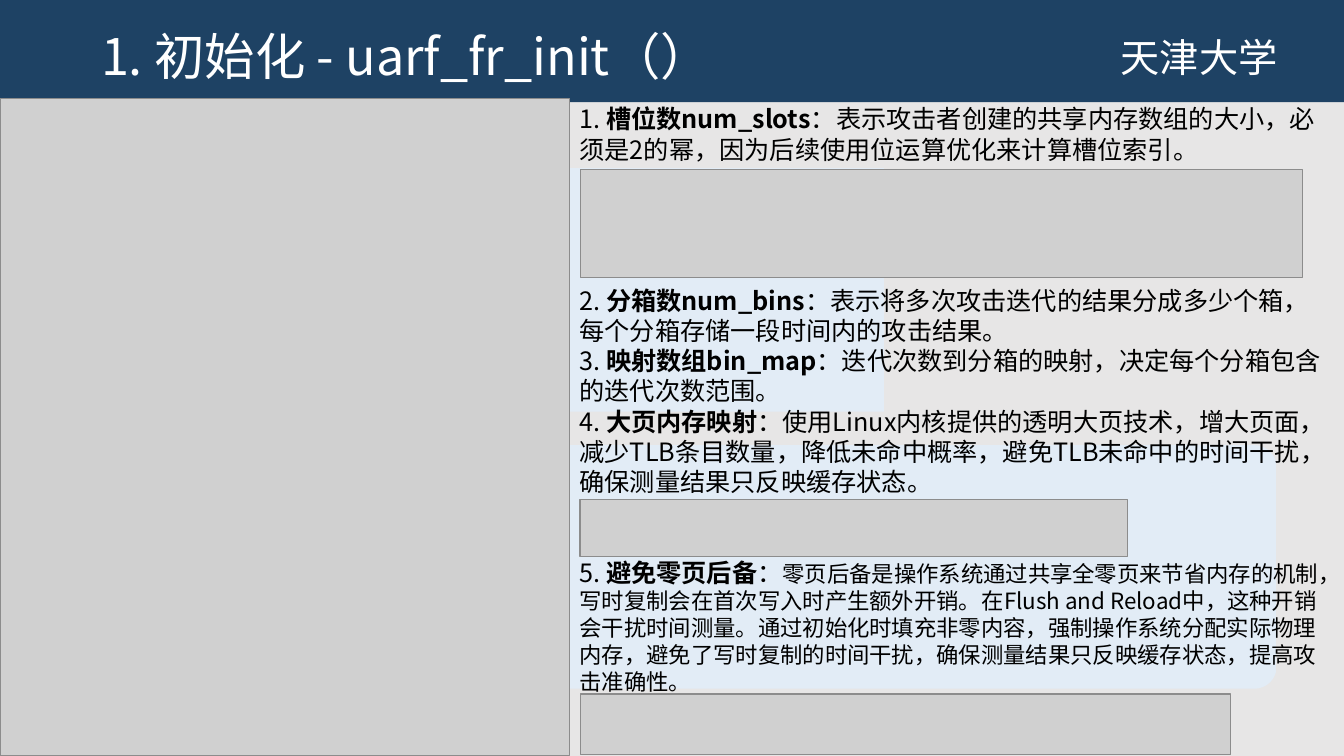
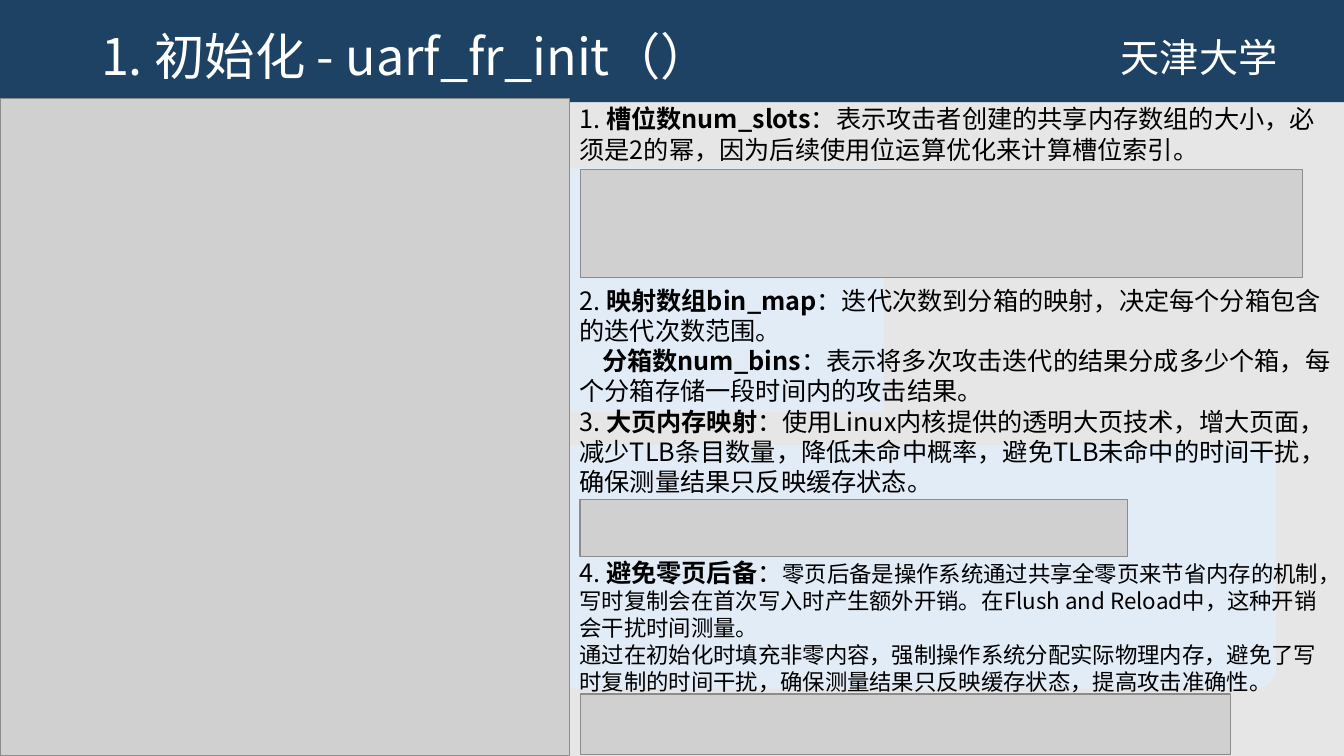
Before and after one commit to JHM2004/amd-microarch-side-channel-testbed, a slide deck: slide 4 of 第2次组会-flush and reload-2026-01-21/第2次组会.pptx. Drawn at 1344x756 pixels with LibreOffice and Linux fonts; fonts in the diff are those of the drawing; grey boxes stand for pictures; background and template pictures are left out. Boxes give left, top, right and bottom in pixels: in the first picture for what was removed or moved away, otherwise in the second. Text is boxed around its words. In the diff, an @@ line names an element or a change of style, - is before the commit and + after.

Commit message:
update

```diff
--- a/第2次组会-flush and reload-2026-01-21/第2次组会.pptx
+++ b/第2次组会-flush and reload-2026-01-21/第2次组会.pptx
@@ text at (580, 288, 1341, 695): text changed @@
-2. 分箱数num_bins：表示将多次攻击迭代的结果分成多少个箱，每个分箱存储一段时间内的攻击结果。
-3. 映射数组bin_map：迭代次数到分箱的映射，决定每个分箱包含的迭代次数范围。
-4. 大页内存映射：使用Linux内核提供的透明大页技术，增大页面，减少TLB条目数量，降低未命中概率，避免TLB未命中的时间干扰，确保测量结果只反映缓存状态。
-5. 避免零页后备：零页后备是操作系统通过共享全零页来节省内存的机制，写时复制会在首次写入时产生额外开销。在Flush and Reload中，这种开销会干扰时间测量。通过初始化时填充非零内容，强制操作系统分配实际物理内存，避免了写时复制的时间干扰，确保测量结果只反映缓存状态，提高攻击准确性。
+2. 映射数组bin_map：迭代次数到分箱的映射，决定每个分箱包含的迭代次数范围。
+分箱数num_bins：表示将多次攻击迭代的结果分成多少个箱，每个分箱存储一段时间内的攻击结果。
+3. 大页内存映射：使用Linux内核提供的透明大页技术，增大页面，减少TLB条目数量，降低未命中概率，避免TLB未命中的时间干扰，确保测量结果只反映缓存状态。
+4. 避免零页后备：零页后备是操作系统通过共享全零页来节省内存的机制，写时复制会在首次写入时产生额外开销。在Flush and Reload中，这种开销会干扰时间测量。
+通过在初始化时填充非零内容，强制操作系统分配实际物理内存，避免了写时复制的时间干扰，确保测量结果只反映缓存状态，提高攻击准确性。
```
Also in this commit, not shown: 1 other slide changed.
